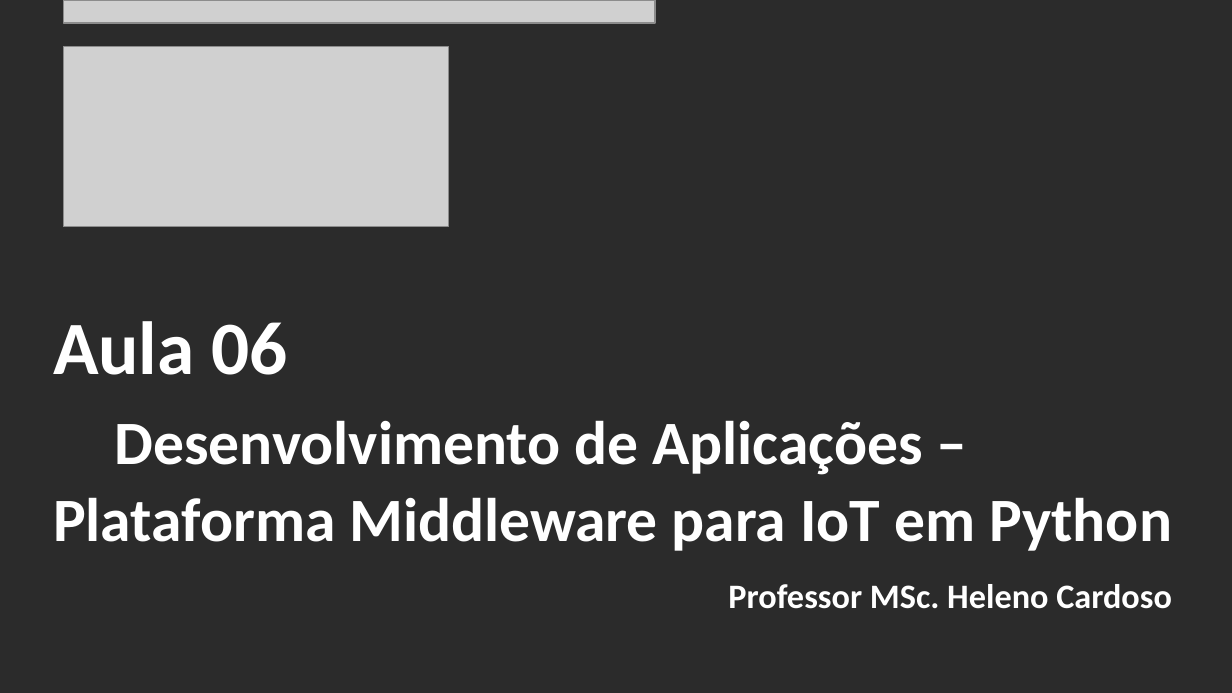
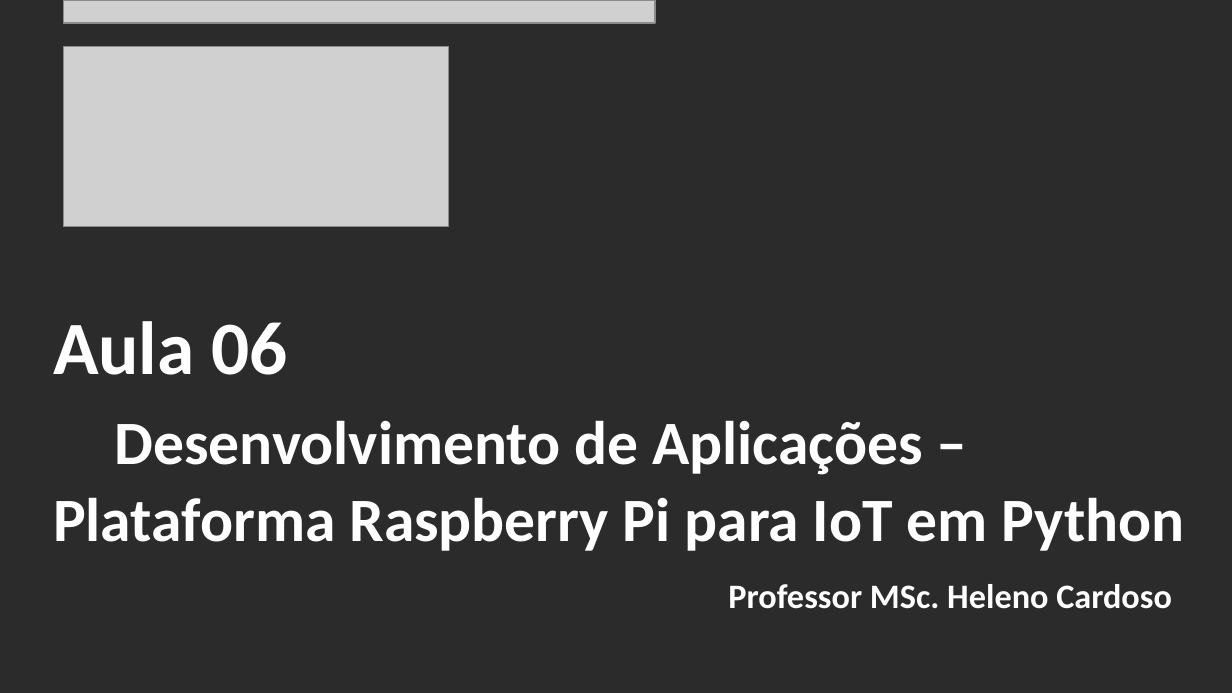
Before and after one commit to CloudEducationBrazil/WydenArea1AplicacaoCloudIndustria40Python, a slide deck: slide 2 of 01 Classes/Aula 06 - Aplicação Cloud Indústria 40 Python IoT Plataforma Raspberry PI.pptx. Drawn at 1232x693 pixels with LibreOffice and Linux fonts; fonts in the diff are those of the drawing; grey boxes stand for pictures; background and template pictures are left out; a plain dark background stands for a picture behind light text. Boxes give left, top, right and bottom in pixels: in the first picture for what was removed or moved away, otherwise in the second. Text is boxed around its words. In the diff, an @@ line names an element or a change of style, - is before the commit and + after.

Commit message:
Aula 06 Python IoT 09042023

```diff
--- a/01 Classes/Aula 06 - Aplicação Cloud Indústria 40 Python IoT Plataforma Raspberry PI.pptx
+++ b/01 Classes/Aula 06 - Aplicação Cloud Indústria 40 Python IoT Plataforma Raspberry PI.pptx
@@ title at <box>53,321,1185,551</box>: text changed @@
-Aula 06
-Desenvolvimento de Aplicações – Plataforma Middleware para IoT em Python
+Aula 06
+Desenvolvimento de Aplicações – Plataforma Raspberry Pi para IoT em Python
```
Also in this commit, not shown: 4 other slides changed, 16 slides added, 2 slides removed.
